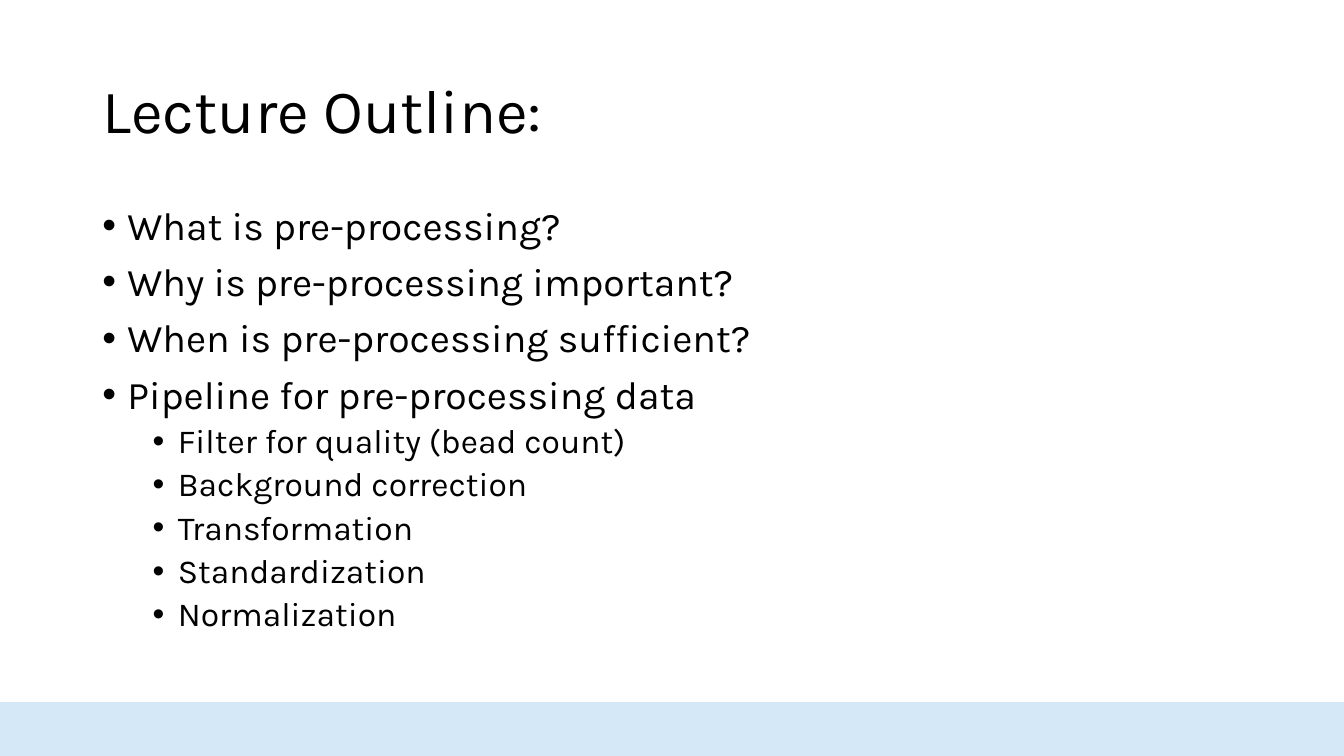
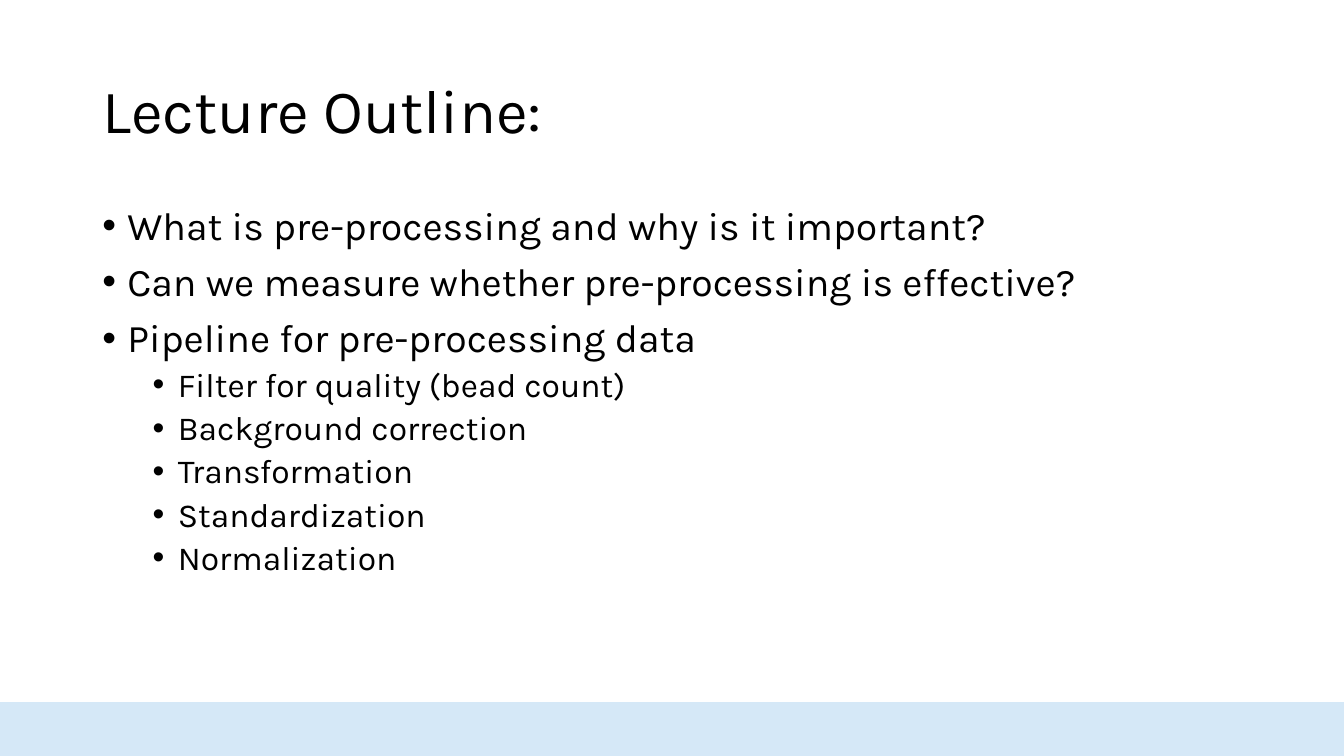
Before and after one commit to HopkinsIDD/seroanalytics_workshop, a slide deck: slide 2 of Lecture 2/Lecture 2 draft V2.pptx. Drawn at 1344x756 pixels with LibreOffice and Linux fonts; fonts in the diff are those of the drawing; background and template pictures are left out. Boxes give left, top, right and bottom in pixels: in the first picture for what was removed or moved away, otherwise in the second. Text is boxed around its words. In the diff, an @@ line names an element or a change of style, - is before the commit and + after.

```diff
--- a/Lecture 2/Lecture 2 draft V2.pptx
+++ b/Lecture 2/Lecture 2 draft V2.pptx
@@ text at bbox=[127, 213, 1075, 306]: text changed @@
-• What is pre-processing?
-• Why is pre-processing important?
-• When is pre-processing sufficient?
+• What is pre-processing and why is it important?
+• Can we measure whether pre-processing is effective?
```
Also in this commit, not shown: 11 other slides changed, 9 slides added, 17 slides removed.
